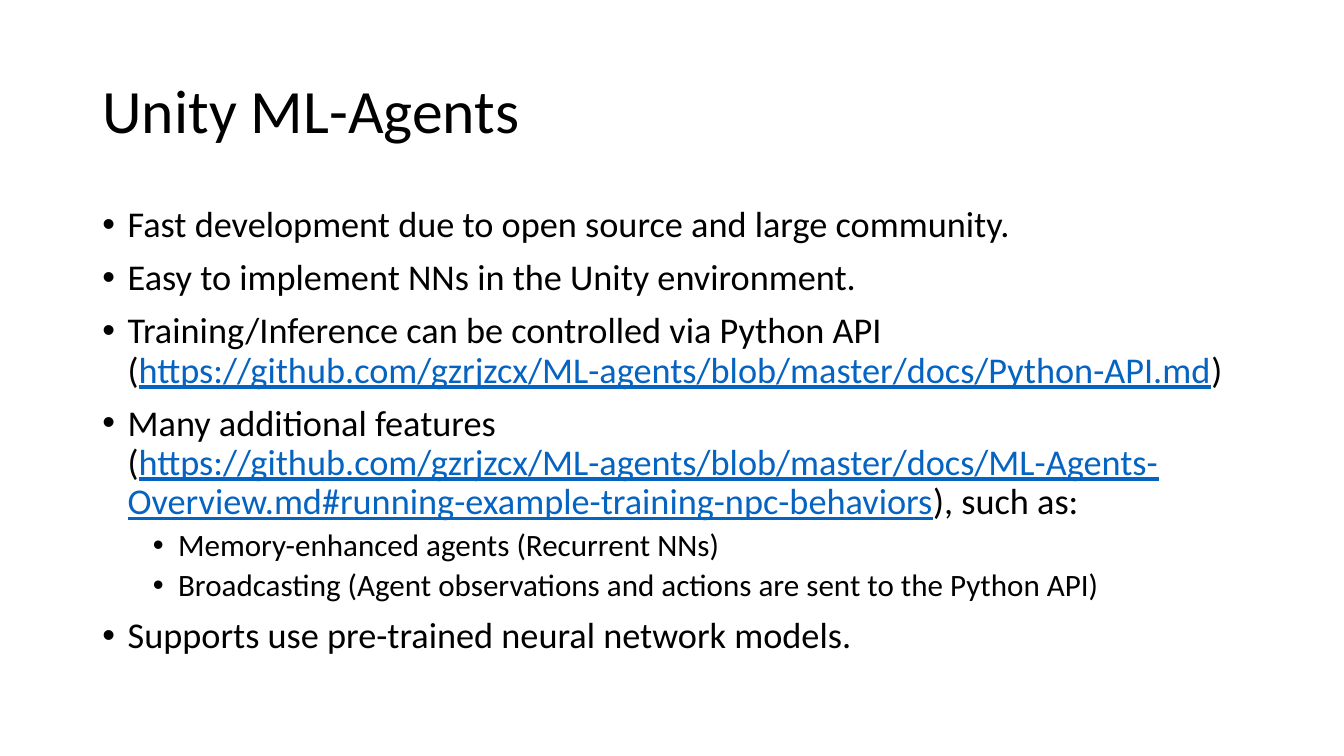
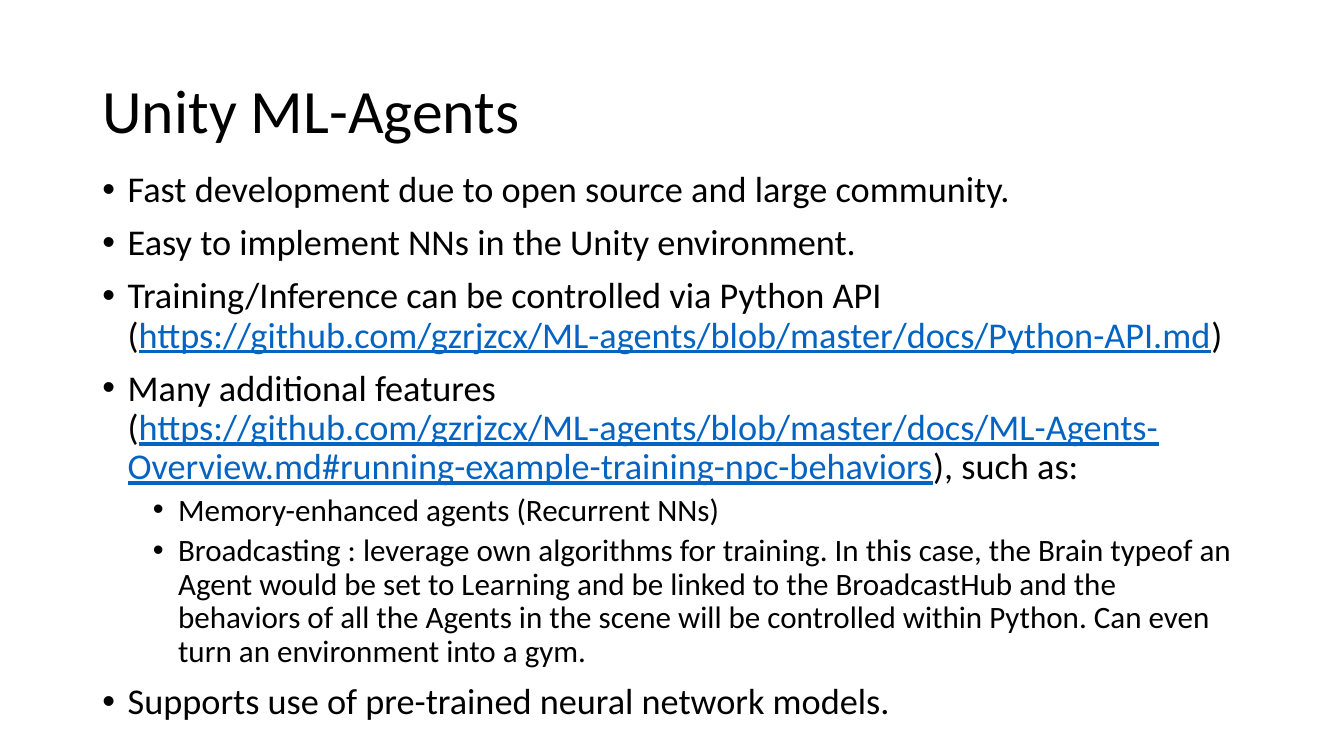
Before and after one commit to ztsv-av/xr_ml, a slide deck: slide 8 of unity-vs-unreal.pptx. Drawn at 1344x756 pixels with LibreOffice and Linux fonts; fonts in the diff are those of the drawing. Boxes give left, top, right and bottom in pixels: in the first picture for what was removed or moved away, otherwise in the second. Text is boxed around its words. In the diff, an @@ line names an element or a change of style, - is before the commit and + after.

```diff
--- a/unity-vs-unreal.pptx
+++ b/unity-vs-unreal.pptx
@@ text "Fast development due to open ...": place and size @@
-text "Fast development due to open ..." at box(128, 211, 1223, 654)
+text "Fast development due to open ..." at box(128, 176, 1231, 720)
@@ text at box(128, 539, 1231, 720): text changed @@
-  • Broadcasting (Agent observations and actions are sent to the Python API)
-• Supports use pre-trained neural network models.
+  • Broadcasting : leverage own algorithms for training. In this case, the Brain typeof an Agent would be set to Learning and be linked to the BroadcastHub and the behaviors of all the Agents in the scene will be controlled within Python. Can even turn an environment into a gym.
+• Supports use of pre-trained neural network models.
```
Also in this commit, not shown: 7 other slides changed.
